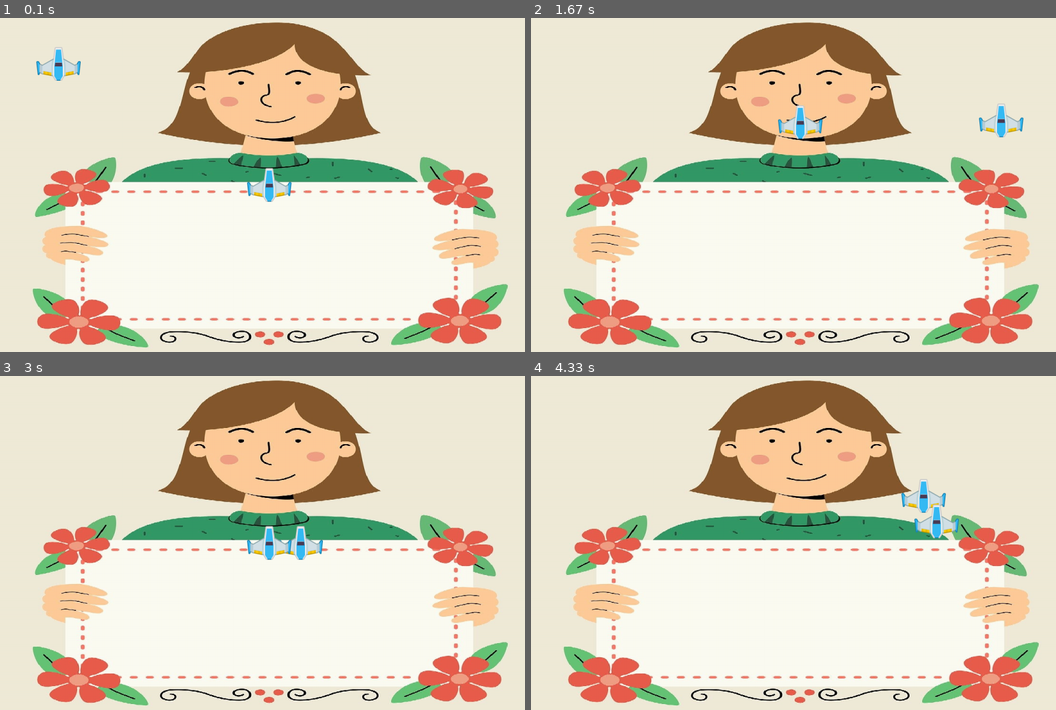
Above: before the commit, frames 1-4 (two rows, left to right).
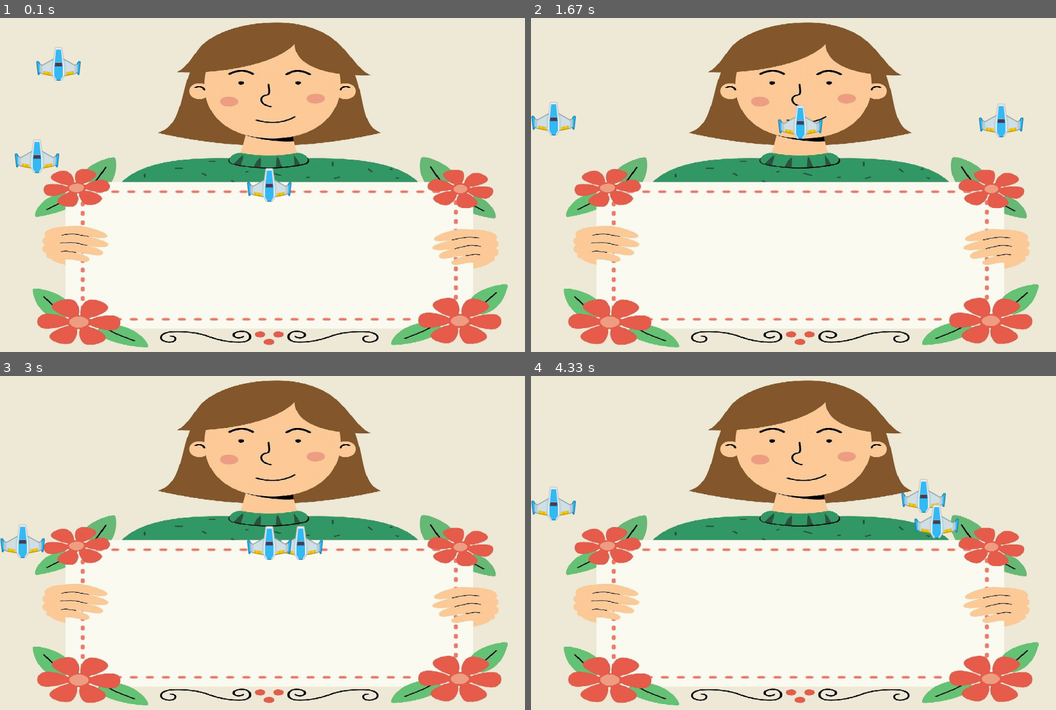
Above: after the commit, the same moments.

Repository: Vronst/Pygame_Binding_of_Isaac
Game: pygame game, started from main.py
The game is run twice, just before and just after one commit, with the same random seed, the same clock (stepped at 60 frames per second) and the same inputs.
Inputs:
- Up to frame 1 (0.1 s): no input
- Up to frame 2 (1.67 s): hold Right 0.33-0.8 s; hold Up 0.83-1.13 s; hold Right 1.17-1.63 s
- Up to frame 3 (3 s): hold Left 1.67-2.2 s; hold Down 2.23-2.53 s; hold Left 2.57-2.97 s
- Up to frame 4 (4.33 s): hold Up 3-3.37 s; hold Right 3.4-4.03 s; hold Down from 4.07 s (still down)

The runs differ from the first frame. In frame 1, 0.4% of the frame differs, in the area x 2-12%, y 36-47%; in frame 2, 0.4%; in frame 3, 0.4%; in frame 4, 0.4%.

Commit message:
ranged enemy prototype, readme to be updated

Diff:
--- a/character.py
+++ b/character.py
@@ -25,11 +25,15 @@
         self._move()
 
         # blocking out of border movement
+        # bottom
         if self.rect.bottom > self.borders[1]:
             self.rect.bottom = self.borders[1]
+        # top
         if self.rect.top < 0:
             self.rect.top = 0
-        if self.rect.centerx < 0:
-            self.rect.centerx = 0
-        if self.rect.centerx > self.borders[0]:
-            self.rect.centerx = self.borders[0]
+        # left
+        if self.rect.centerx < 50:
+            self.rect.centerx = 50
+        # right
+        if self.rect.centerx > self.borders[0] - 50:
+            self.rect.centerx = self.borders[0] - 50
--- a/enemies.py
+++ b/enemies.py
@@ -1,21 +1,83 @@
 from character import Character
+from random import randint
+import pygame
 
 
-class MeleeEnemy(Character):
-
+class Enemy(Character):
     def __init__(self, cx, cy, image, borders, player):
         super().__init__(cx, cy, image, borders)
         self.player = player.rect
+        self.move_x = 5
+        self.move_y = 5
+        self._moves = ((self.move_x, 0), (-self.move_x, 0), (0, self.move_y), (0, -self.move_y))
+        self.melee = True
+
+    def set_moves(self):
+        self._moves = ((self.move_x, 0), (-self.move_x, 0), (0, self.move_y), (0, -self.move_y))
 
     def _move(self):
+        # making it move dependent of player object
         distance_x = self.rect.x - self.player.x
         distance_y = self.rect.y - self.player.y
-        # print(self.player, self.rect.top, self.rect.left, self.rect.bottom)
-        if distance_x < 0:
-            self.rect.move_ip([5, 0])
-        elif distance_x > 0:
-            self.rect.move_ip([-5, 0])
+
+        if distance_x < 0 or (distance_x >= 0 and self.rect.x > self.borders[0] - 100 and not self.melee):
+            self.rect.move_ip(self._moves[0])
+        if (distance_x > 0 or
+                (distance_x >= 0 and self.rect.x < self.borders[0] - self.borders[0] + 100 and not self.melee)):
+            self.rect.move_ip(self._moves[1])
         if distance_y < 0:
-            self.rect.move_ip([0, 5])
-        elif distance_y > 0:
-            self.rect.move_ip([0, -5])
+            self.rect.move_ip(self._moves[2])
+        if distance_y > 0:
+            self.rect.move_ip(self._moves[3])
+
+
+class MeleeEnemy(Enemy):
+
+    def __init__(self, cx, cy, image, borders, player):
+        super().__init__(cx, cy, image, borders, player)
+
+
+class RangeEnemy(Enemy):
+    def __init__(self, cx, cy, image, borders, player):
+        super().__init__(cx, cy, image, borders, player)
+        self.move_x = -3
+        self.move_y = 6
+        self.set_moves()
+        self.melee = False
+
+
+class DetectCollision:
+
+    def __init__(self, player: Character, borders: tuple):
+        self.enemies = {0: MeleeEnemy, 1: 'rangeEnemy'}
+        self.player = player
+        self.set_of_enemies = pygame.sprite.Group()
+        self.set_of_obstacle = pygame.sprite.Group()
+        self.borders = borders
+        self.images = {0: 'imageMelee', 1: 'image'}
+        # for safety run new_level last in init
+        self.new_level()
+
+    def new_level(self):
+        for _ in range(randint(0, 4)):
+            # shot purpose is to choose melee or range enemy and their image
+            shot = randint(0, len(self.enemies) - 1)
+            new = (self.enemies[shot]
+                   (randint(0, self.borders[0]),
+                    randint(0, self.borders[1]),
+                    self.images[shot],
+                    self.borders,
+                    self.player))
+            if (not pygame.sprite.spritecollideany(new, self.set_of_enemies)
+                    and not pygame.sprite.spritecollideany(new, self.set_of_obstacle)
+                    and not pygame.sprite.spritecollideany(new, self.player)):  # ignore yellow warning
+                self.set_of_enemies.add(new)  # ignore yellow warning
+
+    def update(self):
+        pass
+
+    def draw(self, screen):
+        pass
+
+    def pause(self):
+        pass
--- a/main.py
+++ b/main.py
@@ -1,7 +1,7 @@
 import os
 import pygame
 from player import Player
-from enemies import MeleeEnemy
+from enemies import MeleeEnemy, RangeEnemy
 
 # pygame setup
 DISPLAY = (1200, 800)
@@ -30,6 +30,8 @@
 
 player = Player(DISPLAY[0] / 2, DISPLAY[1] / 2, IMAGES['PLAYER'], DISPLAY)
 enemy = MeleeEnemy(100, 100, IMAGES['PLAYER'], DISPLAY, player)
+enemy1 = RangeEnemy(100, 300, IMAGES['PLAYER'], DISPLAY, player)
+
 
 # main loop
 while running:
@@ -46,10 +48,11 @@
 
     enemy.update(None)
     enemy.draw(screen)
+    enemy1.update(None)
+    enemy1.draw(screen)
     player.update(pygame.key.get_pressed())
     player.draw(screen)
     pygame.display.update()
     # lets make it 60fps
     clock.tick(60)
-
 pygame.quit()
--- a/player.py
+++ b/player.py
@@ -8,7 +8,7 @@
         super().__init__(cx, cy, image, border)
 
     def get_event(self, **kwargs):
-
+        # player moves by [] when key pressed
         if kwargs['key_pressed'][pygame.K_LEFT]:
             self.rect.move_ip([-8, 0])
         if kwargs['key_pressed'][pygame.K_RIGHT]:
@@ -20,7 +20,3 @@
 
     def attack(self):
         pass
-
-
-class DetectCollision:
-    pass
Not shown, changed: README.md
